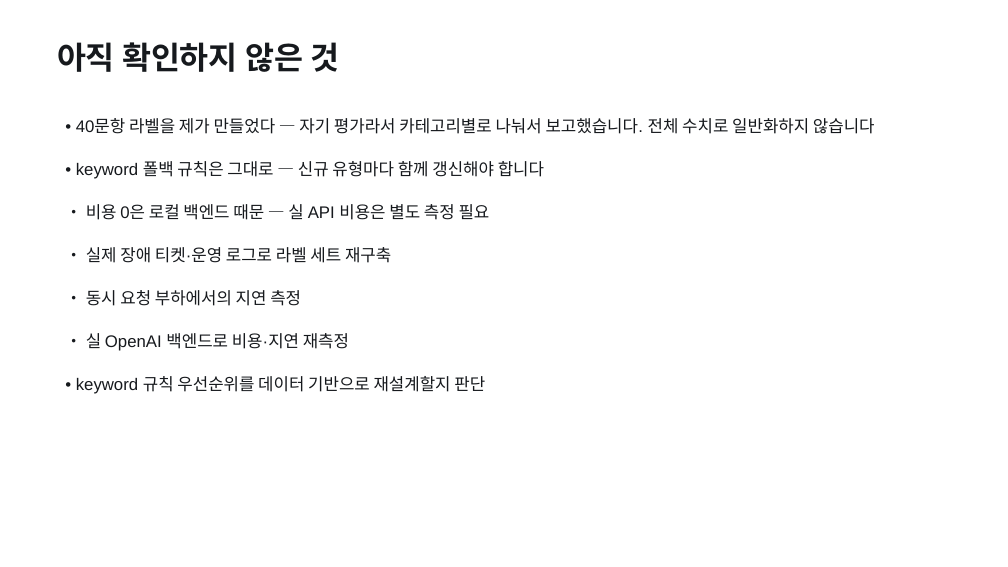
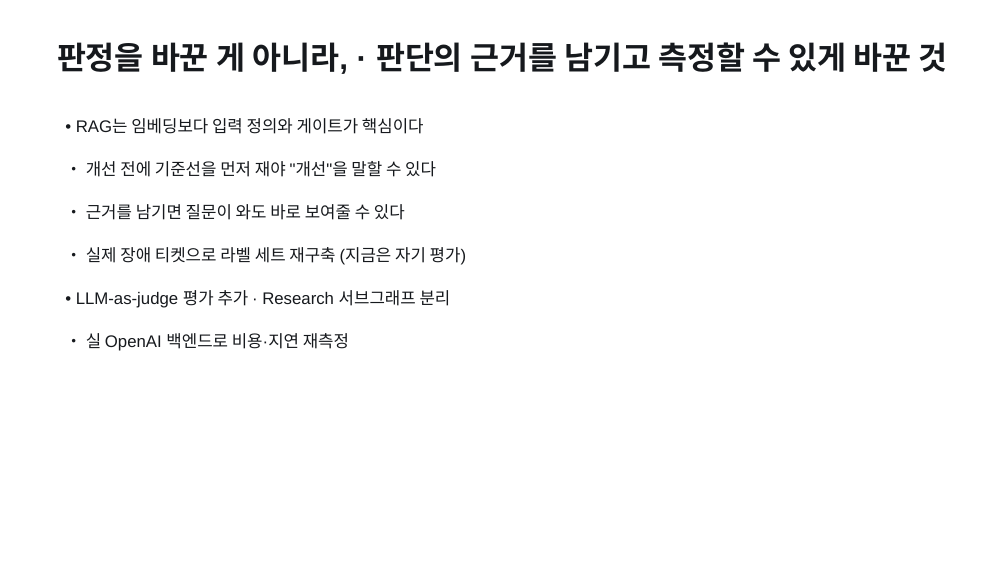
Before and after one commit to pigpgw/skala-ai-service-mini, a slide deck: slide 7 of doc/reports/presentation.pptx (slide 9 before the commit). Drawn at 1008x567 pixels with LibreOffice and Linux fonts; fonts in the diff are those of the drawing. Boxes give left, top, right and bottom in pixels: in the first picture for what was removed or moved away, otherwise in the second. Text is boxed around its words. In the diff, an @@ line names an element or a change of style, - is before the commit and + after.

Commit message:
docs(reports): 교수님 지정 형식으로 재구성 — 보고서 5개 절, 5분(2분+3분) 발표, 캡처 5장
교수님 안내(보고서 작성 방법 · 발표 방법)에 맞춰 산출물을 다시 짰다.

보고서 (doc/reports/result_report.md) — 지정 형식으로 재구성
- 머리말에 번호·성함 기재 (79번 박건우 / G079 · 광주 3반)
- 1. 진행 사항 소개 — 선택 과제 + 추가·수정한 task 4개(RAG 판정 / 라우팅 / 데이터 / 평가 하네스)
- 2. 사용한 기술 요소 — Multi-Agent·MCP·RAG·의존성 주입·LangSmith·모듈화·단위 테스트 표
  + 기능 개선 부분과 추가 사항 + 화면 캡처
- 3. 선택 사항 — 같은 입력 Before/After 실측(정확도·macro-F1·E2E·회귀·지연·비용·retry·커버리지)
- 4. 느낀 점 / 이후에 반영하고 싶은 것

발표자료 (doc/reports/presentation.html) — 10장 → 7장, 5분(2분+3분)
- 2분: 무엇을 고쳤나(4축) → 결과(수치 + 캡처)
- 3분: Agent Graph 구성(아키텍처 캡처) → RAG 코드(게이트 + SSE 근거 캡처) → MCP 코드
- 캡처 3장(아키텍처·RAG 근거·Before/After 수치)을 슬라이드에 삽입

캡처 (필수 항목 충족, doc/reports/images/)
- 01_chat_final_screen.jpg — 최종 실행 화면(현재 빌드로 재캡처)
- 02_chat_new_incident_type.jpg — 신규 유형 queue-backlog
- 03_screen_rag_evidence.jpg — 기능 개선 화면(SSE 원본: classifier_source=rag, score 0.6452)
- 04_screen_before_after.jpg — Before/After 수치 화면(원본 JSON에서 생성, 수치 자체 검증)
- 05_architecture_graph.jpg — Agent Graph·MCP·RAG 구성도

도구·문서
- doc/tools/build_captures.py (신규) — 원본에서 캡처 화면 HTML 생성(수치 원본 일치 검증 포함)
- doc/tools/build_pptx.py — PPTX에 이미지 포함(캡처 필수 대응)
- doc/reports/presentation_outline.md — 5분 시간 배분·슬라이드별 말할 말·예상 질문·리허설 체크리스트
- doc/reports/spreadsheet_input.md — 교수님 지정 4개 절 형식의 스프레드시트 본문
- doc/reports/index.md · doc/evaluation-checklist.md — 산출물 색인·상태 갱신

검증: pytest 65개 통과 · 수치 일치 검사 15/15 · PDF 682KB(보고서)/1012KB(발표) 1MB 이내

```diff
--- a/doc/reports/presentation.pptx
+++ b/doc/reports/presentation.pptx
@@ text at (x1=57, y1=42, x2=947, y2=74): text changed @@
-아직 확인하지 않은 것
+판정을 바꾼 게 아니라, · 판단의 근거를 남기고 측정할 수 있게 바꾼 것
@@ text at (x1=76, y1=118, x2=424, y2=134): text changed @@
-• 40문항 라벨을 제가 만들었다 — 자기 평가라서 카테고리별로 나눠서 보고했습니다. 전체 수치로 일반화하지 않습니다
+• RAG는 임베딩보다 입력 정의와 게이트가 핵심이다
@@ text at (x1=86, y1=161, x2=436, y2=177): text changed @@
-• keyword 폴백 규칙은 그대로 — 신규 유형마다 함께 갱신해야 합니다
+• 개선 전에 기준선을 먼저 재야 "개선"을 말할 수 있다
@@ text at (x1=86, y1=204, x2=405, y2=220): text changed @@
-• 비용 0은 로컬 백엔드 때문 — 실 API 비용은 별도 측정 필요
+• 근거를 남기면 질문이 와도 바로 보여줄 수 있다
@@ text at (x1=86, y1=247, x2=466, y2=265): text changed @@
-• 실제 장애 티켓·운영 로그로 라벨 세트 재구축
+• 실제 장애 티켓으로 라벨 세트 재구축 (지금은 자기 평가)
@@ text at (x1=76, y1=290, x2=451, y2=308): text changed @@
-• 동시 요청 부하에서의 지연 측정
+• LLM-as-judge 평가 추가 · Research 서브그래프 분리
@@ text removed at (x1=76, y1=376, x2=485, y2=394) @@
-• keyword 규칙 우선순위를 데이터 기반으로 재설계할지 판단
```
Also in this commit, not shown: 2 other slides changed, 3 slides added, 6 slides removed, 21 other files.
